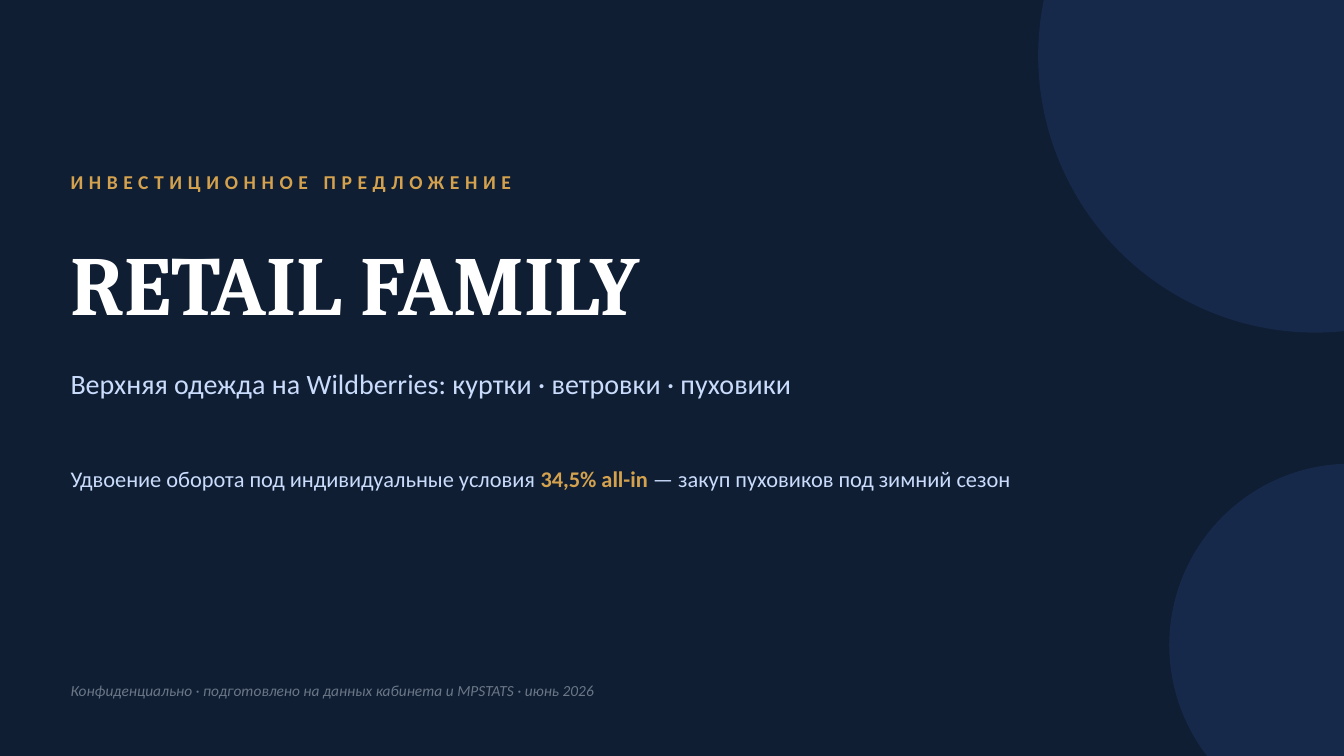
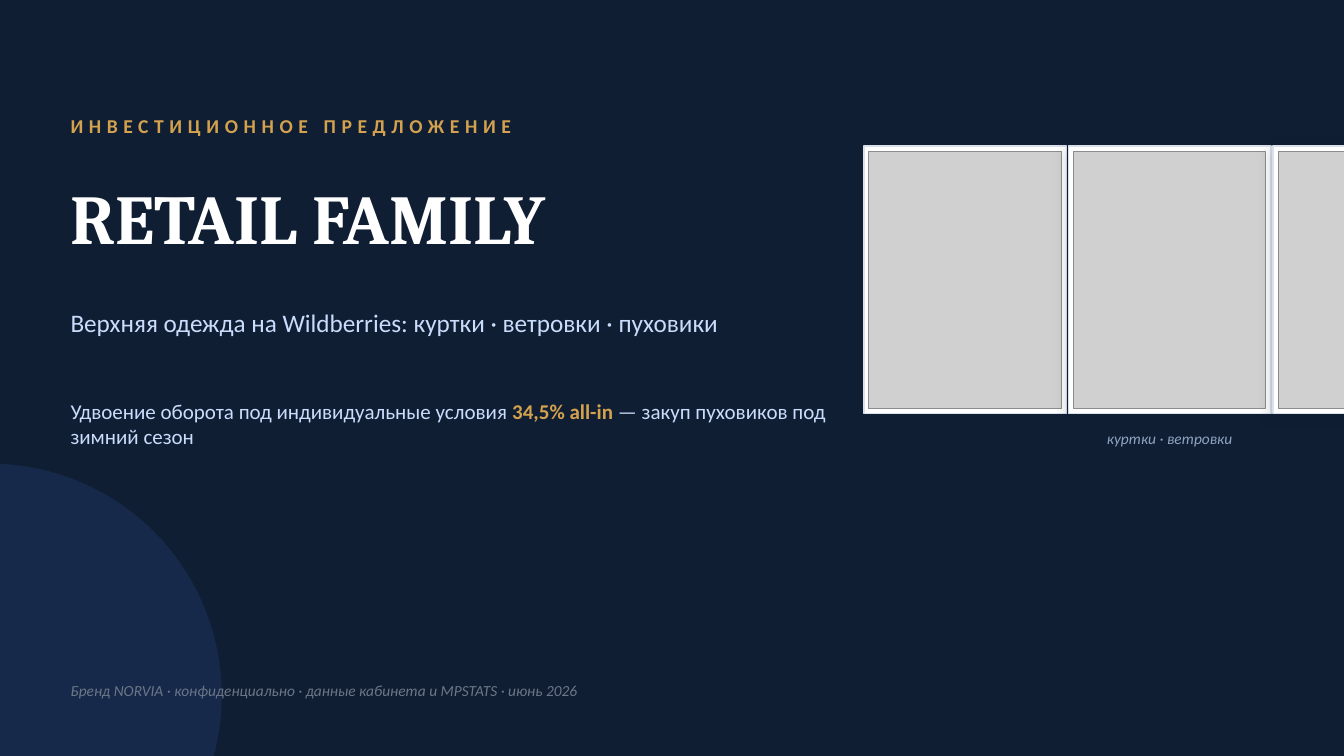
Before and after one commit to mopankratov-cmyk/finance-panel, a slide deck: slide 1 of docs/Retail-Family-Investor.pptx. Drawn at 1344x756 pixels with LibreOffice and Linux fonts; fonts in the diff are those of the drawing; grey boxes stand for pictures. Boxes give left, top, right and bottom in pixels: in the first picture for what was removed or moved away, otherwise in the second. Text is boxed around its words. In the diff, an @@ line names an element or a change of style, - is before the commit and + after.

```diff
--- a/docs/Retail-Family-Investor.pptx
+++ b/docs/Retail-Family-Investor.pptx
@@ text "ИНВЕСТИЦИОННОЕ ПРЕДЛОЖЕНИЕ": place and size @@
-text "ИНВЕСТИЦИОННОЕ ПРЕДЛОЖЕНИЕ" at [71,176,511,192]
+text "ИНВЕСТИЦИОННОЕ ПРЕДЛОЖЕНИЕ" at [71,120,511,136]
@@ rectangle added at [864,146,1067,413], fill #FFFFFF, outline #D9E0EA 1 pt @@
@@ rectangle added at [1069,146,1271,413], fill #FFFFFF, outline #D9E0EA 1 pt @@
@@ rectangle added at [1273,146,1344,413], fill #FFFFFF, outline #D9E0EA 1 pt @@
@@ text "RETAIL FAMILY": place and size @@
-text "RETAIL FAMILY" at [71,258,640,315]
+text "RETAIL FAMILY" at [71,197,545,244]
@@ text "RETAIL FAMILY" at [71,197,545,244]: size 60 to 50 pt @@
@@ picture added at [869,151,1062,408] @@
@@ picture added at [1074,151,1266,408] @@
@@ picture added at [1278,151,1344,408] @@
@@ text "Верхняя одежда на Wildberries: куртки ...": place and size @@
-text "Верхняя одежда на Wildberries: куртки ..." at [71,374,790,399]
+text "Верхняя одежда на Wildberries: куртки ..." at [71,314,718,336]
@@ text "Верхняя одежда на Wildberries: куртки ..." at [71,314,718,336]: size 20 to 18 pt @@
@@ text "Удвоение оборота под индивидуальные условия ...": place and size @@
-text "Удвоение оборота под индивидуальные условия ..." at [71,471,1011,491]
+text "Удвоение оборота под индивидуальные условия ..." at [71,404,825,444]
@@ text "Удвоение оборота под индивидуальные условия ..." at [71,404,825,444]: size 16 to 15 pt; vertical alignment middle to top @@
@@ text added at [1107,436,1232,447], 11 pt, text #8FA4C0, italic @@
+куртки · ветровки
@@ ellipse: place and size @@
-ellipse at [1038,0,1344,333]
+ellipse at [0,464,222,756]
@@ ellipse removed at [1170,464,1344,756] @@
@@ text at [71,686,577,699]: text changed @@
-Конфиденциально · подготовлено на данных кабинета и MPSTATS · июнь 2026
+Бренд NORVIA · конфиденциально · данные кабинета и MPSTATS · июнь 2026
```
Also in this commit, not shown: 10 other slides changed, 1 slide added, 4 other files.
